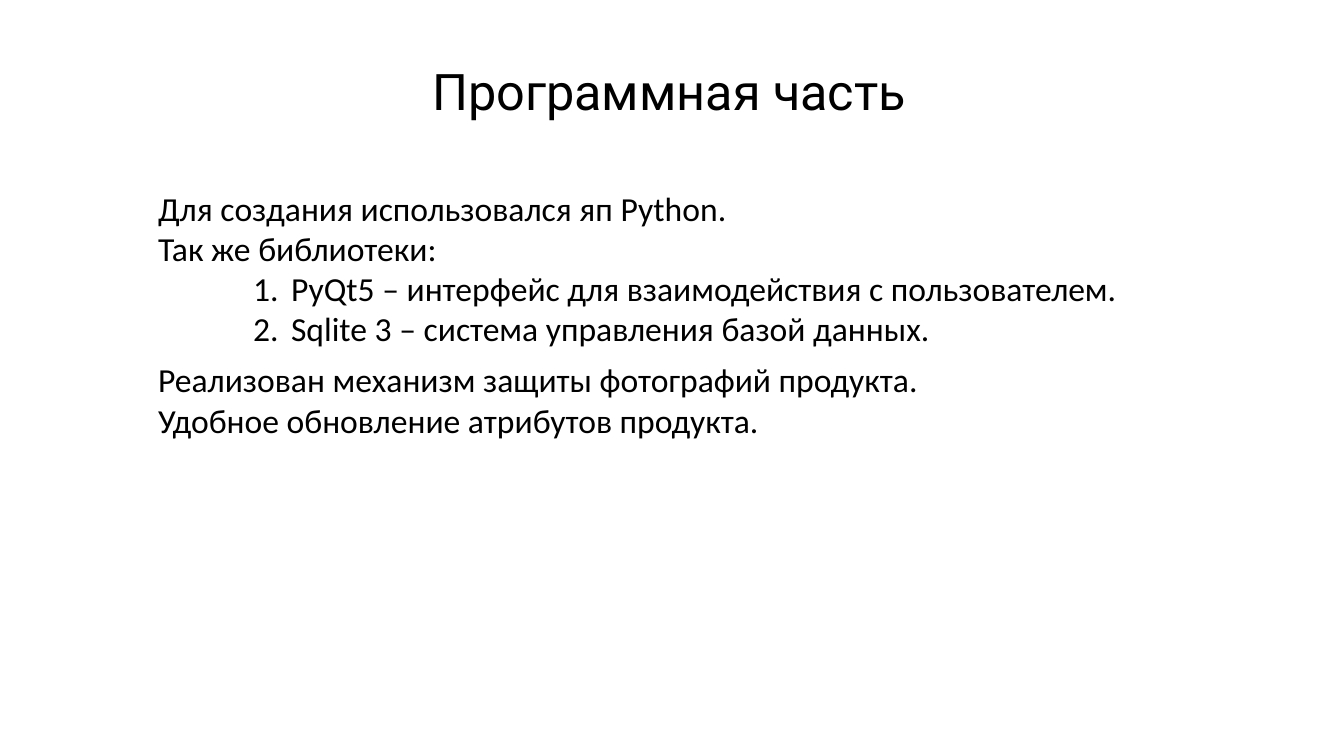
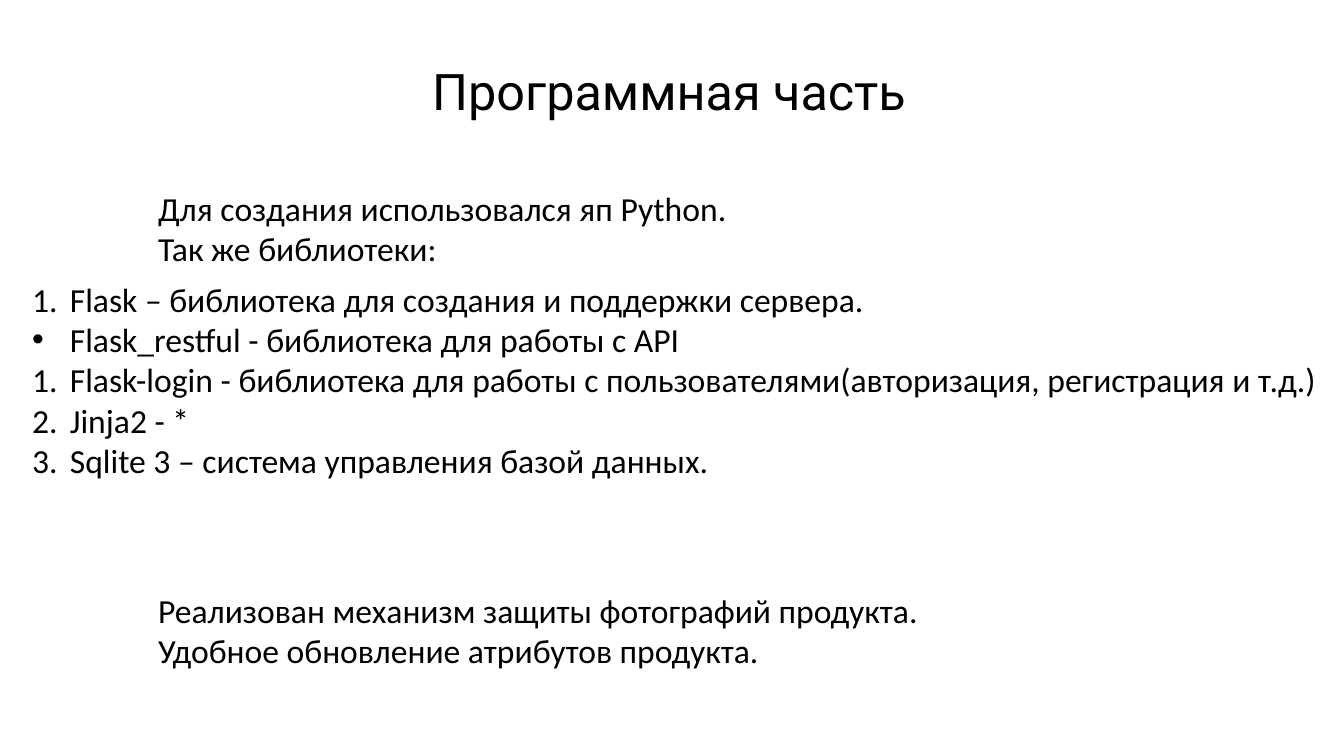
Before and after one commit to JabaXNT/YandexWEBProject, a slide deck: slide 4 of Zapiska/Представление Exchange.pptx. Drawn at 1344x756 pixels with LibreOffice and Linux fonts; fonts in the diff are those of the drawing. Boxes give left, top, right and bottom in pixels: in the first picture for what was removed or moved away, otherwise in the second. Text is boxed around its words. In the diff, an @@ line names an element or a change of style, - is before the commit and + after.

```diff
--- a/Zapiska/Представление Exchange.pptx
+++ b/Zapiska/Представление Exchange.pptx
@@ text "Flask – библиотека для создания ...": place and size @@
-text "Flask – библиотека для создания ..." at (291,278,1116,347)
+text "Flask – библиотека для создания ..." at (70,288,1316,479)
@@ text at (70,288,1316,439): text changed @@
-1. PyQt5 – интерфейс для взаимодействия с пользователем.
+1. Flask – библиотека для создания и поддержки сервера.
+• Flask_restful - библиотека для работы с API
+1. Flask-login - библиотека для работы с пользователями(авторизация, регистрация и т.д.)
+2. Jinja2 - *
@@ text "Реализован механизм защиты фотографий продукта.": place and size @@
-text "Реализован механизм защиты фотографий продукта." at (158,369,918,439)
+text "Реализован механизм защиты фотографий продукта." at (158,600,918,669)
```
Also in this commit, not shown: 3 other slides changed, 6 slides removed, 1 other file.
